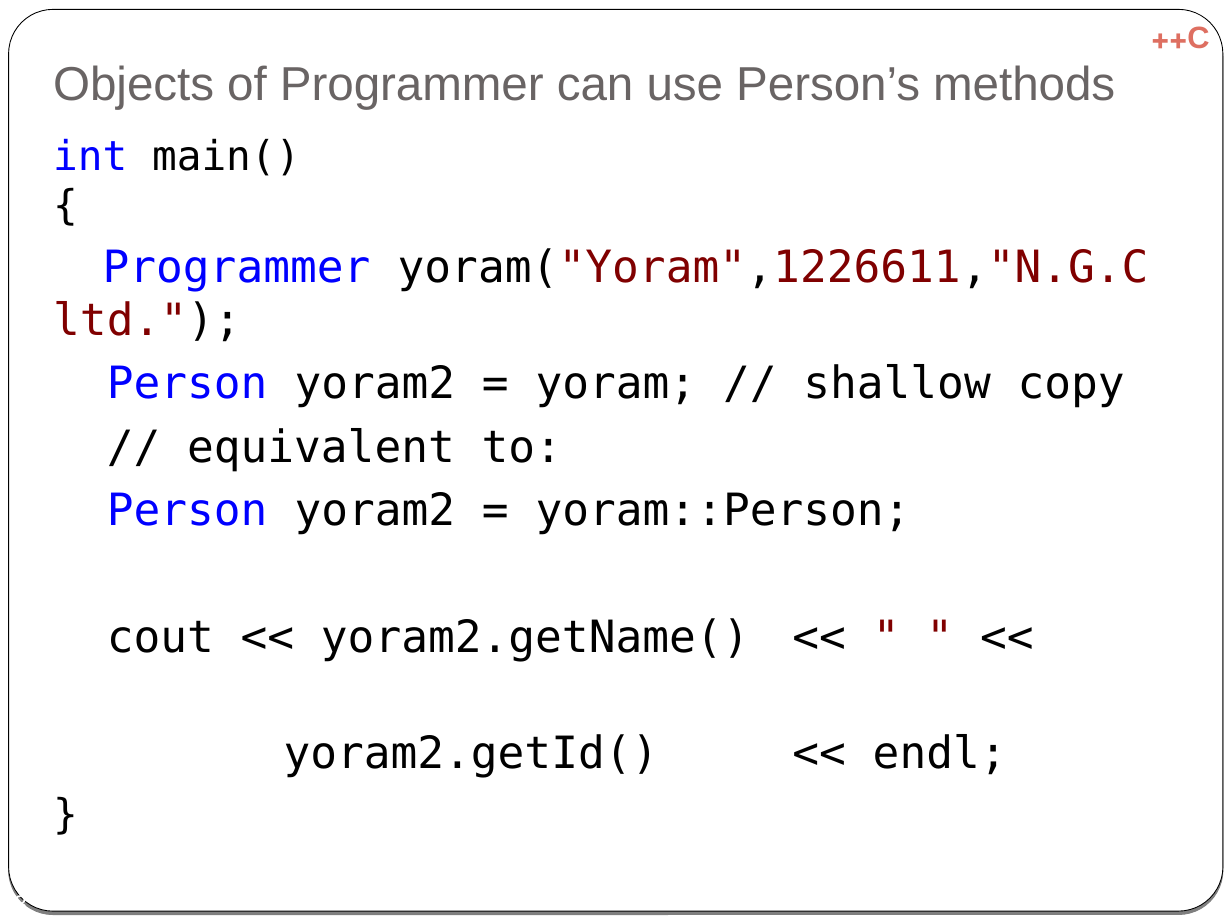
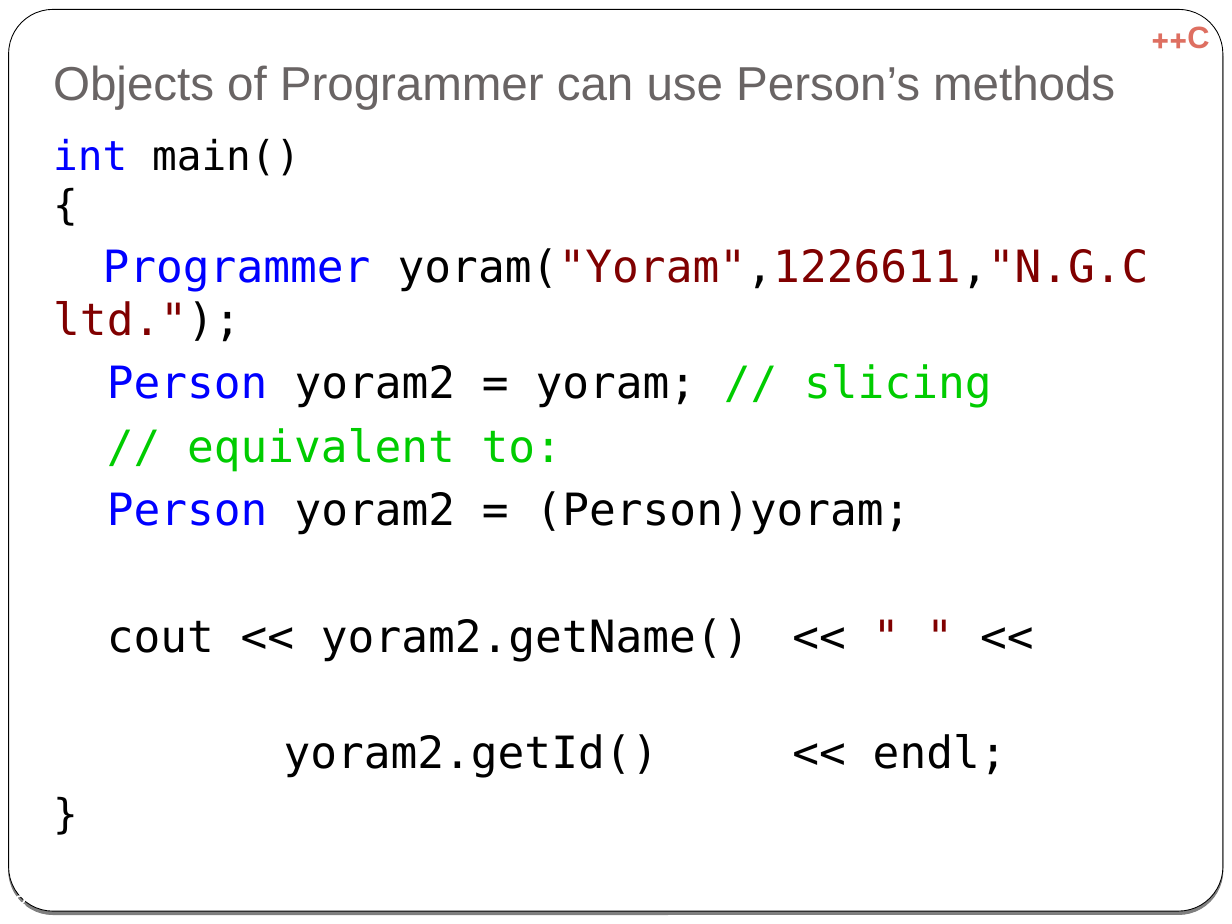
Before and after one commit to cpp-at-ariel/cpp-5780, a slide deck: slide 8 of 06-inheritance/slides-inheritance.odp. Drawn at 1232x924 pixels with LibreOffice and Linux fonts; fonts in the diff are those of the drawing. Boxes give left, top, right and bottom in pixels: in the first picture for what was removed or moved away, otherwise in the second. Text is boxed around its words. In the diff, an @@ line names an element or a change of style, - is before the commit and + after.

```diff
--- a/06-inheritance/slides-inheritance.odp
+++ b/06-inheritance/slides-inheritance.odp
@@ text at (x1=107, y1=364, x2=991, y2=408): text changed @@
-Person yoram2 = yoram; // shallow copy
+Person yoram2 = yoram; // slicing
@@ text at (x1=187, y1=428, x2=562, y2=472): text colour #000000 to #00CC00 in "// equivalent to:" @@
@@ text at (x1=107, y1=491, x2=911, y2=535): text changed @@
-Person yoram2 = yoram::Person;
+Person yoram2 = (Person)yoram;
```
Also in this commit, not shown: 6 other files.
